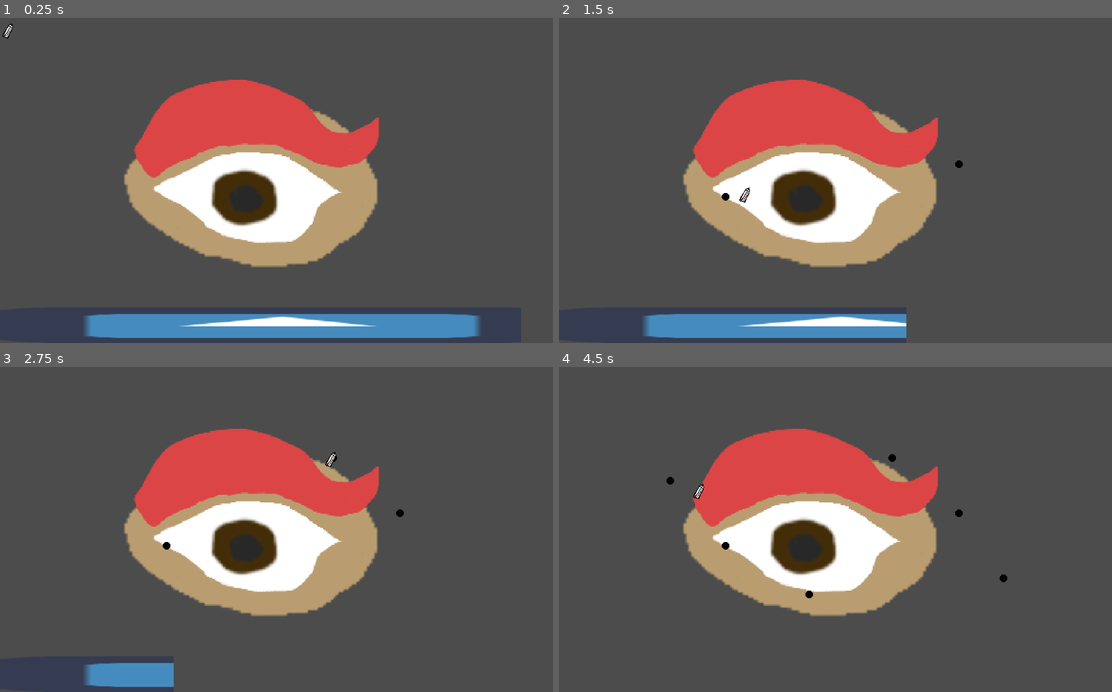
Above: before the commit, frames 1-4 (two rows, left to right).
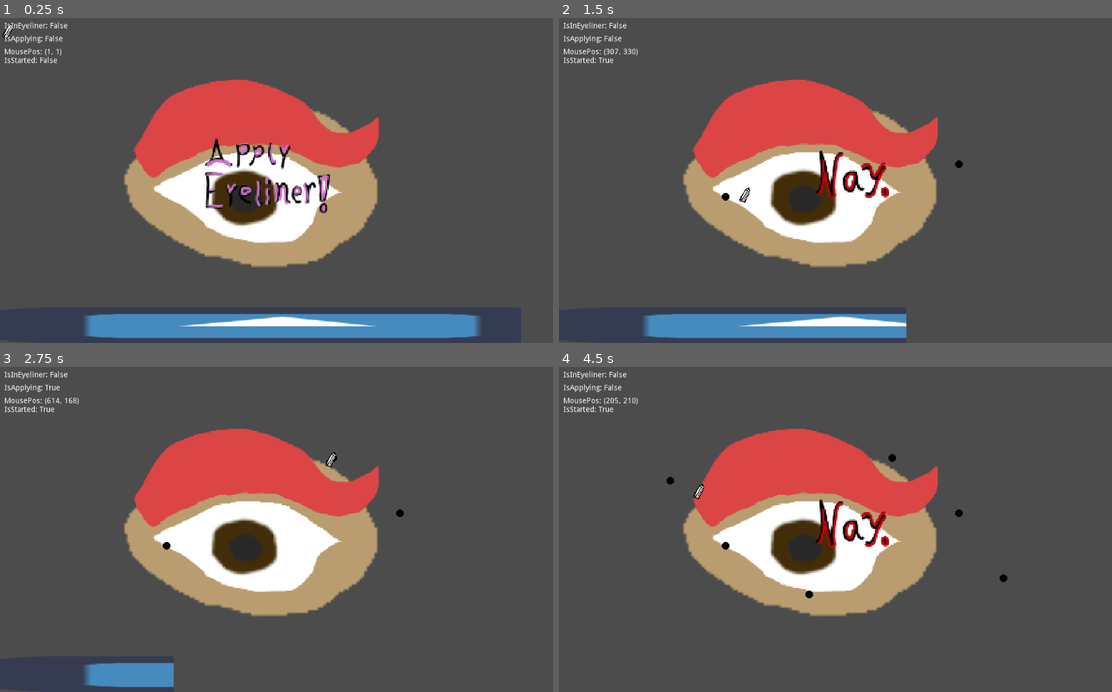
Above: after the commit, the same moments.

Repository: NEW-CYLANDIA/little-warioware
Game: Godot game, scene res://microgames/apply_eyeliner/apply_eyeliner.tscn
The game is run twice, just before and just after one commit, with the same random seed, the same clock (stepped at 60 frames per second) and the same inputs. This scene is started directly instead of the project's main scene. The engine's default icon, where the game draws it, is replaced by a stand-in: a white triangle on a blue panel in a dark square.
Inputs (mouse positions are in pixels of both pictures, inside the frame that each line leads up to):
- Up to frame 1 (0.25 s): no input
- Up to frame 2 (1.5 s): move the mouse to (957, 164) at 0.52 s; press the mouse at (957, 164) at 0.53 s; move the mouse to (724, 196) at 1.27 s; release the mouse at (724, 196) at 1.28 s; tap Z (mg_action) at 1.35 s
- Up to frame 3 (2.75 s): click (165, 545) at 1.55 s; move the mouse to (331, 458) at 2.02 s; press the mouse at (331, 458) at 2.03 s
- Up to frame 4 (4.5 s): move the mouse to (807, 594) at 2.77 s; release the mouse at (807, 594) at 2.78 s; click (807, 594) at 2.85 s; move the mouse to (1001, 578) at 3.52 s; hold Z (mg_action) 3.53-4.28 s; click (1001, 578) at 3.8 s; move the mouse to (669, 480) at 4.27 s; click (669, 480) at 4.35 s

The runs differ from the first frame. In frame 1, 1.7% of the frame differs, in the area x 0-60%, y 1-61%; in frame 2, 1.2%; in frame 3, 0.4%; in frame 4, 1.2%.

Commit message:
Made new instructions/win/lose asset and finished implementing gameplay logic.

Diff:
--- a/microgames/apply_eyeliner/ApplyEyeliner.gd
+++ b/microgames/apply_eyeliner/ApplyEyeliner.gd
@@ -2,23 +2,58 @@
 
 # Apply the eyeliner on the waterline!
 onready var liner_area : Area2D = $Eye/Area2D
+onready var is_in_eyeliner : Label = $Debug/IsInEyeliner
+onready var is_applying : Label = $Debug/IsApplying
+onready var is_started_label : Label = $Debug/IsStarted
+onready var mouse_pos : Label = $Debug/MousePosition
 onready var liner : KinematicBody2D = $Liner
 onready var eye : Sprite = $Eye
+onready var instructions : AnimatedSprite = $Instructions/AnimatedSprite
 var is_started : bool = false
+var is_in_liner_area : bool = false
+var is_game_over : bool = false
+
 # Called when the node enters the scene tree for the first time.
 func _ready():
+	instructions.play("default")
 	pass
 
+func fail():
+	instructions.show()
+	is_success = false
+
+func success():
+	instructions.show()
+	is_success = true
 
 # Called every frame. 'delta' is the elapsed time since the previous frame.
 func _process(delta):
+	is_applying.text = "IsApplying: %s" % Input.is_action_pressed("mg_mouse1")
+	mouse_pos.text = "MousePos: %s" % get_viewport().get_mouse_position()
 	if Input.is_action_pressed("mg_mouse1"):
+		instructions.hide()
 		is_started = true
-	if is_started and Input.is_action_just_released("mg_mouse1"):
-		is_success = false
+	is_started_label.text = "IsStarted: %s" % is_started
 
-func on_exit():
-	if get_viewport().get_mouse_position().x > 589:
-		is_success = true
-	else:
-		is_success = false
+	# Win/loss logic
+	if is_started and get_viewport().get_mouse_position().x > 589 and Input.is_action_pressed("mg_mouse1") and is_in_liner_area:
+		success()
+	elif is_started and Input.is_action_just_released("mg_mouse1") and get_viewport().get_mouse_position().x < 589 and !is_in_liner_area:
+		fail()
+
+	# instructions animation control
+	if is_success == true:
+		instructions.play("slay")
+	elif is_started == false:
+		instructions.play("default")
+	elif is_success == false:
+		instructions.play("nay")
+
+
+func on_enter(body):
+	is_in_eyeliner.text = "IsInEyeliner: %s" % true
+	is_in_liner_area = true
+
+func on_exit(body):
+	is_in_eyeliner.text = "IsInEyeliner: %s" % false
+	is_in_liner_area = false
--- a/microgames/apply_eyeliner/apply_eyeliner.tscn
+++ b/microgames/apply_eyeliner/apply_eyeliner.tscn
@@ -1,13 +1,56 @@
-[gd_scene load_steps=7 format=2]
+[gd_scene load_steps=15 format=2]
 
 [ext_resource path="res://microgames/apply_eyeliner/ApplyEyeliner.gd" type="Script" id=1]
 [ext_resource path="res://microgames/apply_eyeliner/Liner.png" type="Texture" id=2]
 [ext_resource path="res://microgames/apply_eyeliner/Liner.gd" type="Script" id=3]
 [ext_resource path="res://microgames/apply_eyeliner/Eye.png" type="Texture" id=4]
 [ext_resource path="res://microgames/apply_eyeliner/Eye.gd" type="Script" id=5]
+[ext_resource path="res://microgames/apply_eyeliner/SlayNay.png" type="Texture" id=6]
 
 [sub_resource type="CircleShape2D" id=1]
 radius = 2.23607
+
+[sub_resource type="AtlasTexture" id=2]
+atlas = ExtResource( 6 )
+region = Rect2( 0, 0, 133, 97 )
+
+[sub_resource type="AtlasTexture" id=3]
+atlas = ExtResource( 6 )
+region = Rect2( 133, 0, 133, 97 )
+
+[sub_resource type="AtlasTexture" id=4]
+atlas = ExtResource( 6 )
+region = Rect2( 532, 0, 133, 97 )
+
+[sub_resource type="AtlasTexture" id=5]
+atlas = ExtResource( 6 )
+region = Rect2( 665, 0, 133, 97 )
+
+[sub_resource type="AtlasTexture" id=6]
+atlas = ExtResource( 6 )
+region = Rect2( 266, 0, 133, 97 )
+
+[sub_resource type="AtlasTexture" id=7]
+atlas = ExtResource( 6 )
+region = Rect2( 399, 0, 133, 97 )
+
+[sub_resource type="SpriteFrames" id=8]
+animations = [ {
+"frames": [ SubResource( 2 ), SubResource( 3 ) ],
+"loop": true,
+"name": "default",
+"speed": 5.0
+}, {
+"frames": [ SubResource( 4 ), SubResource( 5 ) ],
+"loop": true,
+"name": "nay",
+"speed": 5.0
+}, {
+"frames": [ SubResource( 6 ), SubResource( 7 ) ],
+"loop": true,
+"name": "slay",
+"speed": 5.0
+} ]
 
 [node name="ApplyEyeliner" type="Node"]
 script = ExtResource( 1 )
@@ -42,3 +85,47 @@
 
 [node name="Node2D" type="Node2D" parent="."]
 position = Vector2( 589, 294 )
+
+[node name="Debug" type="Control" parent="."]
+margin_right = 40.0
+margin_bottom = 40.0
+
+[node name="IsInEyeliner" type="Label" parent="Debug"]
+margin_left = 8.0
+margin_top = 8.0
+margin_right = 248.0
+margin_bottom = 104.0
+
+[node name="IsApplying" type="Label" parent="Debug"]
+margin_left = 8.0
+margin_top = 32.0
+margin_right = 248.0
+margin_bottom = 136.0
+
+[node name="MousePosition" type="Label" parent="Debug"]
+margin_left = 8.0
+margin_top = 56.0
+margin_right = 248.0
+margin_bottom = 160.0
+
+[node name="IsStarted" type="Label" parent="Debug"]
+margin_left = 8.0
+margin_top = 72.0
+margin_right = 344.0
+margin_bottom = 200.0
+
+[node name="Instructions" type="Node2D" parent="."]
+
+[node name="AnimatedSprite" type="AnimatedSprite" parent="Instructions"]
+position = Vector2( 512, 290 )
+scale = Vector2( 2.37622, 2.54768 )
+frames = SubResource( 8 )
+speed_scale = 0.5
+playing = true
+
+[node name="LoseSfx" type="AudioStreamPlayer" parent="."]
+
+[node name="WinSfx" type="AudioStreamPlayer" parent="."]
+
+[connection signal="body_entered" from="Eye/Area2D" to="." method="on_enter"]
+[connection signal="body_exited" from="Eye/Area2D" to="." method="on_exit"]
Binary file added: microgames/apply_eyeliner/SlayNay.png
Not shown, added: microgames/apply_eyeliner/SlayNay.png.import
Not shown, added: microgames/apply_eyeliner/SlayNay.kra
